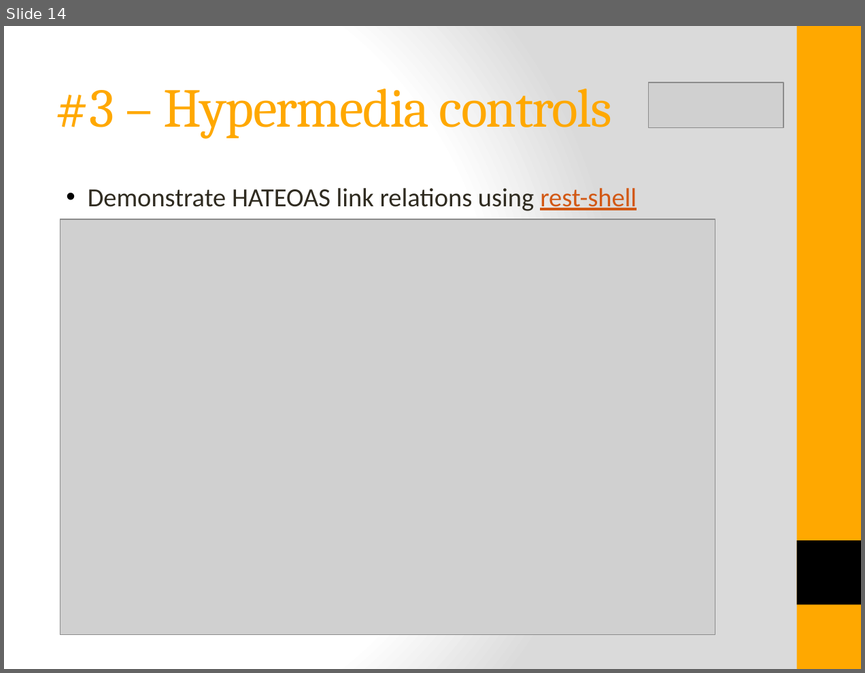
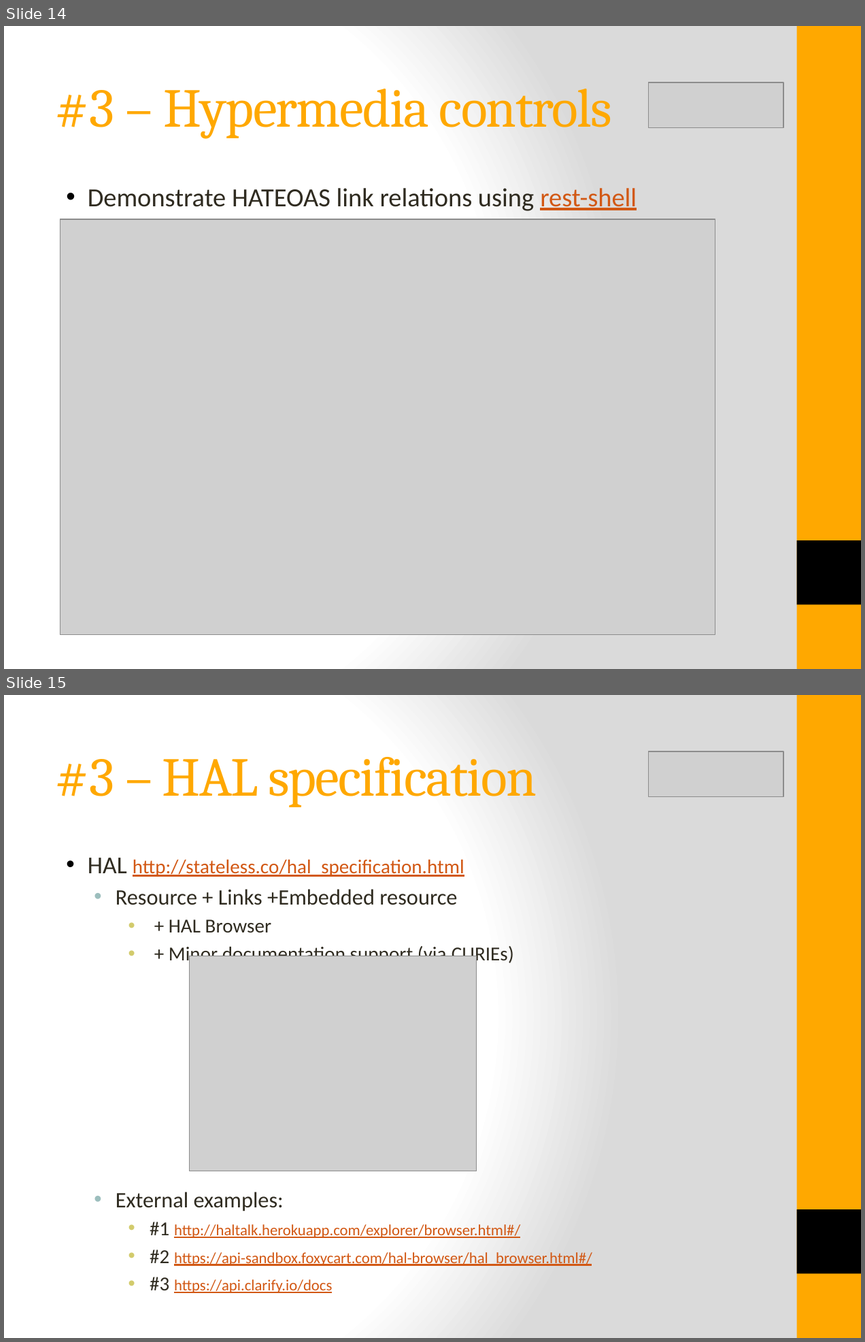
Before and after one commit to istibekesi/my-restful-api, a slide deck: doc/RESTful API Design.pptx. Shown one above the other, each under a label of ours: slide 14 before the commit, slides 14 and 15 after it. The pictures are 865x673 and 865x1342 pixels, drawn with LibreOffice and Linux fonts; fonts in the diff are those of the drawing; grey boxes stand for pictures. Boxes give left, top, right and bottom in pixels: in the first picture for what was removed or moved away, otherwise in the second. Text is boxed around its words. In the diff, an @@ line names an element or a change of style, - is before the commit and + after.

```diff
--- a/doc/RESTful API Design.pptx
+++ b/doc/RESTful API Design.pptx
@@ slide 15 added at [4,695,861,1338], background gradient #FFFFFF to #DADADA; not listed: 2 template elements that a slide beside it also shows @@
@@ picture added at [649,751,783,797] @@
@@ title added at [56,757,536,807], 46 pt, text #FFA800 @@
+#3 – HAL specification
@@ text added at [88,858,592,1293], 12.9 pt, text #D25814, underline @@
+• HAL http://stateless.co/hal_specification.html
+  • Resource + Links +Embedded resource
+    • + HAL Browser
+    • + Minor documentation support (via CURIEs)
+  • External examples:
+    • #1 http://haltalk.herokuapp.com/explorer/browser.html#/
+    • #2 https://api-sandbox.foxycart.com/hal-browser/hal_browser.html#/
+    • #3 https://api.clarify.io/docs
@@ picture added at [190,955,477,1170] @@
```
Also in this commit, not shown: 4 slides changed, 1 slide removed, 5 other files.
